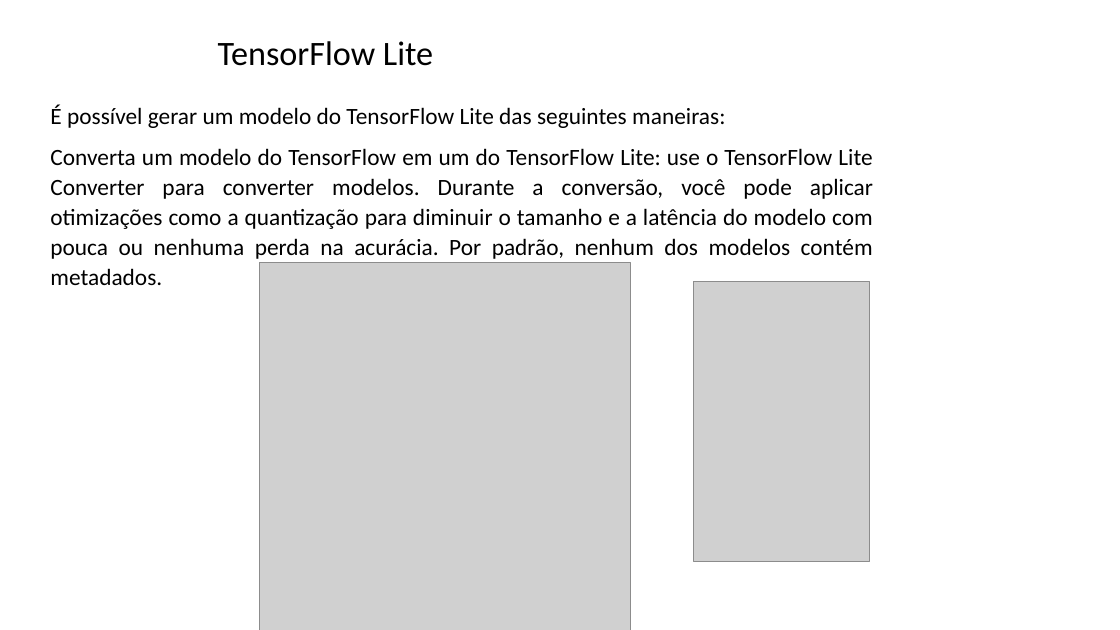
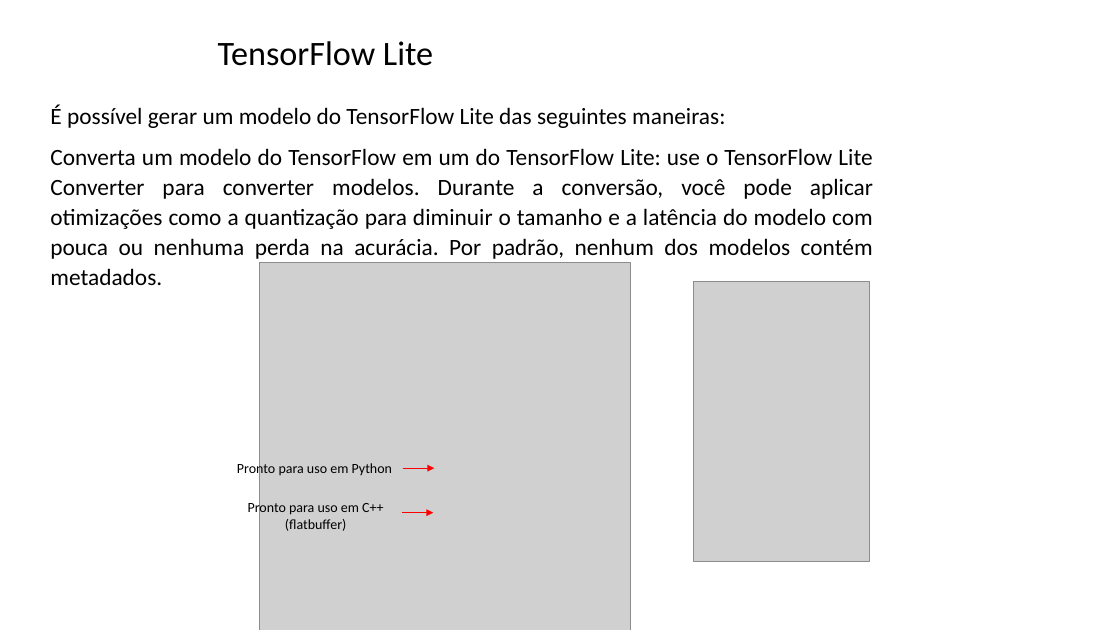
Before and after one commit to zz4fap/tp557-iot-ml, a slide deck: slide 30 of slides/TP557_14_introducao_tensorflowlite.pptx. Drawn at 1120x630 pixels with LibreOffice and Linux fonts; fonts in the diff are those of the drawing; grey boxes stand for pictures; background and template pictures are left out. Boxes give left, top, right and bottom in pixels: in the first picture for what was removed or moved away, otherwise in the second. Text is boxed around its words. In the diff, an @@ line names an element or a change of style, - is before the commit and + after.

```diff
--- a/slides/TP557_14_introducao_tensorflowlite.pptx
+++ b/slides/TP557_14_introducao_tensorflowlite.pptx
@@ text added at bbox=[237, 461, 392, 477], 12 pt, text #000000 @@
+Pronto para uso em Python
@@ arrow added from (402, 468) to (434, 468), #FF0000 0.75 pt @@
@@ text added at bbox=[248, 500, 383, 531], 12 pt, text #000000 @@
+Pronto para uso em C++
+(flatbuffer)
@@ arrow added from (402, 513) to (434, 513), #FF0000 0.75 pt @@
```
Also in this commit, not shown: 3 other slides changed.
